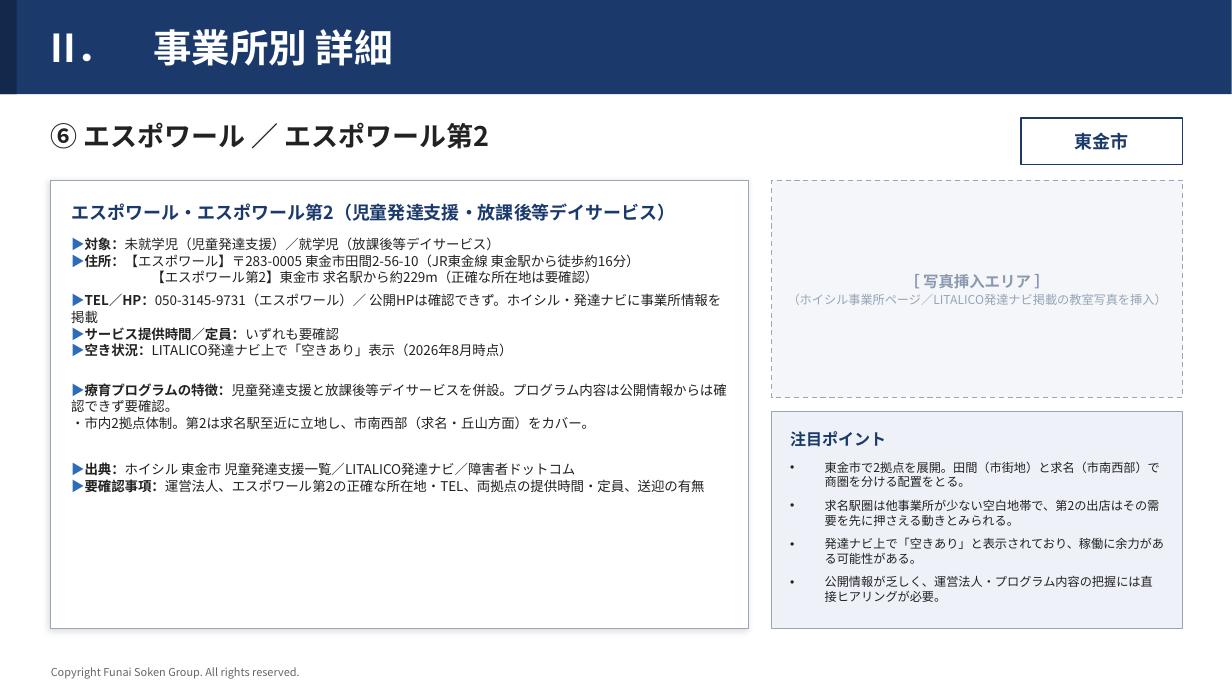
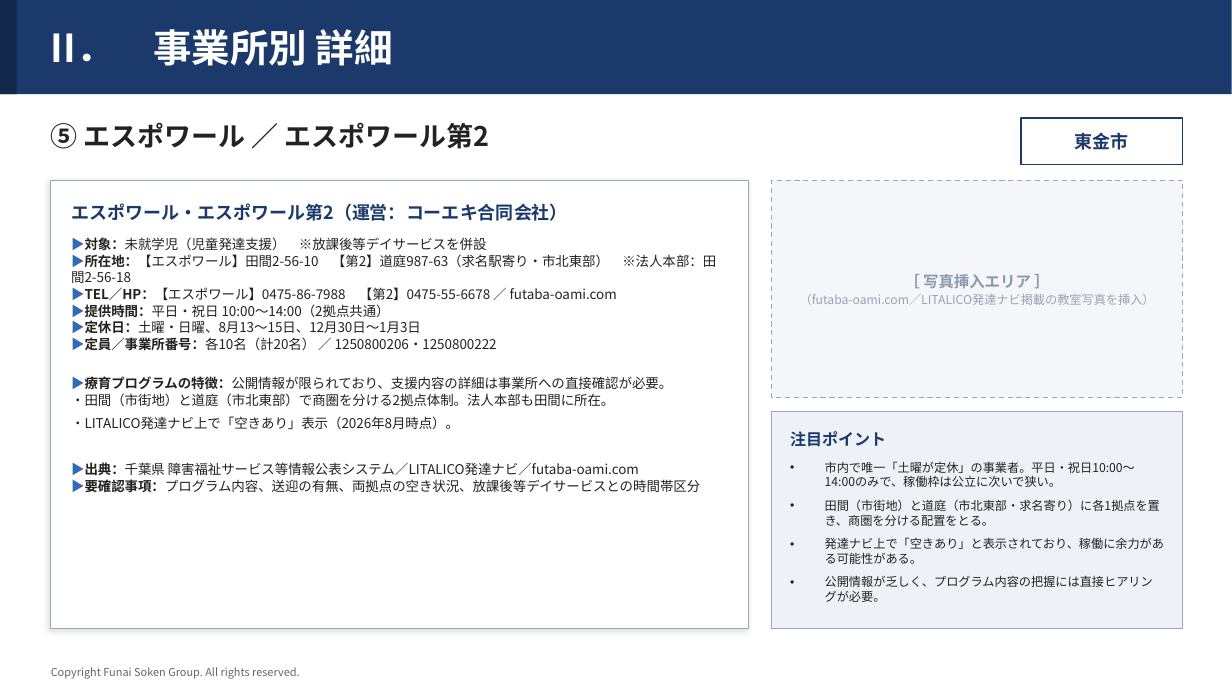
Before and after one commit to efejdjeifienfneafnwaj/-, a slide deck: slide 7 of 東金市_児童発達支援_事業所調査.pptx (slide 8 before the commit). Drawn at 1232x693 pixels with LibreOffice and Linux fonts; fonts in the diff are those of the drawing. Boxes give left, top, right and bottom in pixels: in the first picture for what was removed or moved away, otherwise in the second. Text is boxed around its words. In the diff, an @@ line names an element or a change of style, - is before the commit and + after.

```diff
--- a/東金市_児童発達支援_事業所調査.pptx
+++ b/東金市_児童発達支援_事業所調査.pptx
@@ text at [51, 122, 490, 149]: text changed @@
-⑥ エスポワール ／ エスポワール第2
+⑤ エスポワール ／ エスポワール第2
@@ text at [71, 203, 568, 221]: text changed @@
-エスポワール・エスポワール第2（児童発達支援・放課後等デイサービス）
+エスポワール・エスポワール第2（運営：コーエキ合同会社）
@@ text at [71, 237, 716, 493]: text changed @@
-▶対象：未就学児（児童発達支援）／就学児（放課後等デイサービス）
-▶住所：【エスポワール】〒283-0005 東金市田間2-56-10（JR東金線 東金駅から徒歩約16分）
-【エスポワール第2】東金市 求名駅から約229m（正確な所在地は要確認）
-▶TEL／HP：050-3145-9731（エスポワール）／ 公開HPは確認できず。ホイシル・発達ナビに事業所情報を掲載
-▶サービス提供時間／定員：いずれも要確認
-▶空き状況：LITALICO発達ナビ上で「空きあり」表示（2026年8月時点）
-▶療育プログラムの特徴：児童発達支援と放課後等デイサービスを併設。プログラム内容は公開情報からは確認できず要確認。
-・市内2拠点体制。第2は求名駅至近に立地し、市南西部（求名・丘山方面）をカバー。
-▶出典：ホイシル 東金市 児童発達支援一覧／LITALICO発達ナビ／障害者ドットコム
-▶要確認事項：運営法人、エスポワール第2の正確な所在地・TEL、両拠点の提供時間・定員、送迎の有無
+▶対象：未就学児（児童発達支援） ※放課後等デイサービスを併設
+▶所在地：【エスポワール】田間2-56-10 【第2】道庭987-63（求名駅寄り・市北東部） ※法人本部：田間2-56-18
+▶TEL／HP：【エスポワール】0475-86-7988 【第2】0475-55-6678 ／ futaba-oami.com
+▶提供時間：平日・祝日 10:00〜14:00（2拠点共通）
+▶定休日：土曜・日曜、8月13〜15日、12月30日〜1月3日
+▶定員／事業所番号：各10名（計20名） ／ 1250800206・1250800222
+▶療育プログラムの特徴：公開情報が限られており、支援内容の詳細は事業所への直接確認が必要。
+・田間（市街地）と道庭（市北東部）で商圏を分ける2拠点体制。法人本部も田間に所在。
+・LITALICO発達ナビ上で「空きあり」表示（2026年8月時点）。
+▶出典：千葉県 障害福祉サービス等情報公表システム／LITALICO発達ナビ／futaba-oami.com
+▶要確認事項：プログラム内容、送迎の有無、両拠点の空き状況、放課後等デイサービスとの時間帯区分
@@ text in rectangle at [800, 294, 1155, 305]: text changed @@
-（ホイシル事業所ページ／LITALICO発達ナビ掲載の教室写真を挿入）
+（futaba-oami.com／LITALICO発達ナビ掲載の教室写真を挿入）
@@ text at [825, 461, 1160, 526]: text changed @@
-• 東金市で2拠点を展開。田間（市街地）と求名（市南西部）で商圏を分ける配置をとる。
-• 求名駅圏は他事業所が少ない空白地帯で、第2の出店はその需要を先に押さえる動きとみられる。
+• 市内で唯一「土曜が定休」の事業者。平日・祝日10:00〜14:00のみで、稼働枠は公立に次いで狭い。
+• 田間（市街地）と道庭（市北東部・求名寄り）に各1拠点を置き、商圏を分ける配置をとる。
@@ text at [825, 575, 1153, 602]: text changed @@
-• 公開情報が乏しく、運営法人・プログラム内容の把握には直接ヒアリングが必要。
+• 公開情報が乏しく、プログラム内容の把握には直接ヒアリングが必要。
```
Also in this commit, not shown: 8 other slides changed, 2 slides removed.
